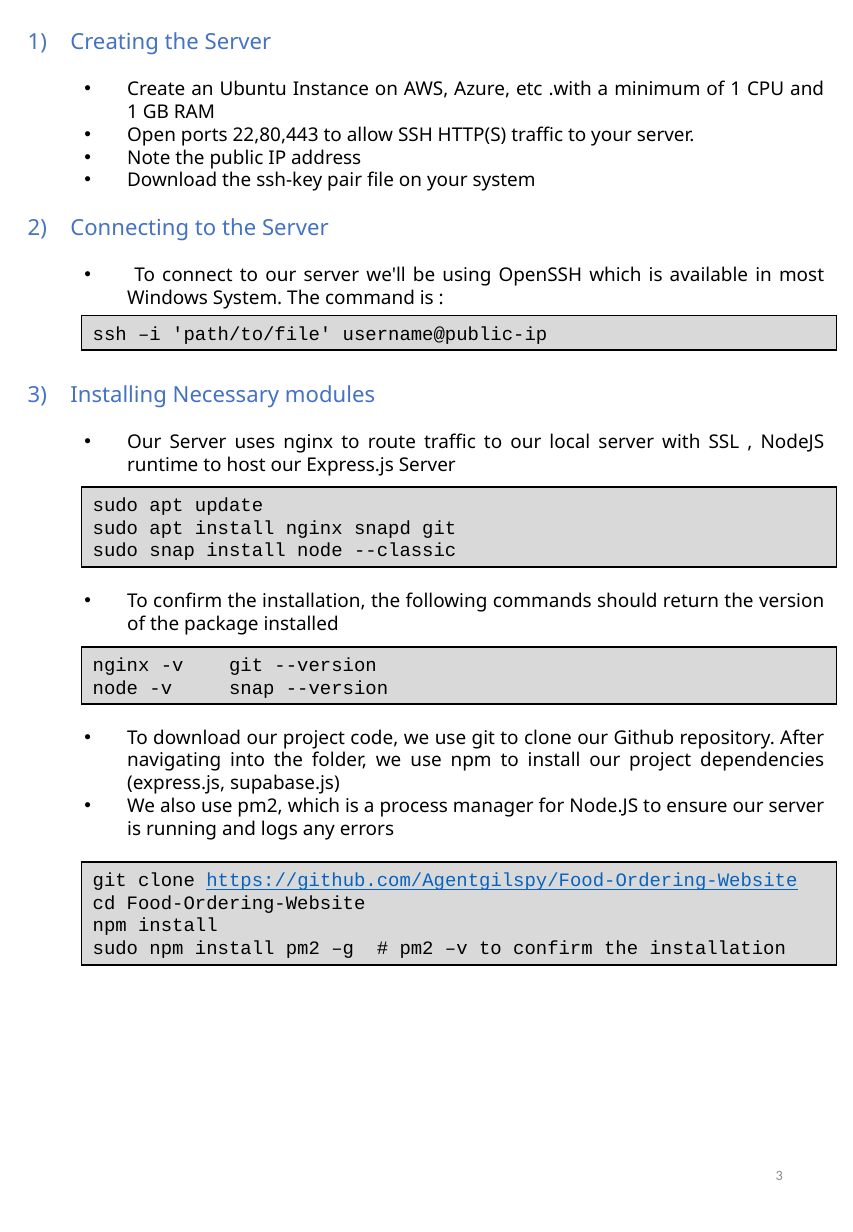
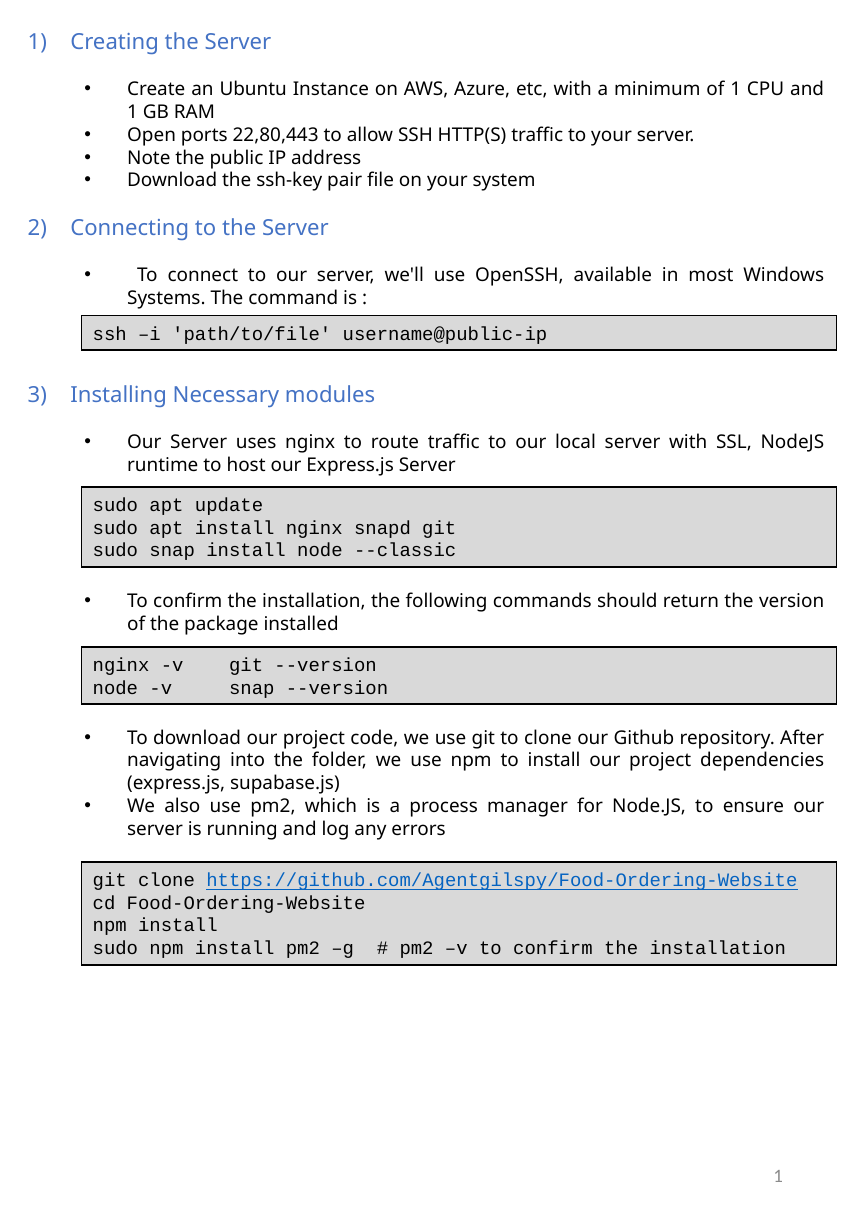
Before and after one commit to Agentgilspy/Food-Ordering-Website, a slide deck: slide 3 of ICT-171 Documentation.pptx. Drawn at 853x1232 pixels with LibreOffice and Linux fonts; fonts in the diff are those of the drawing. Boxes give left, top, right and bottom in pixels: in the first picture for what was removed or moved away, otherwise in the second. Text is boxed around its words. In the diff, an @@ line names an element or a change of style, - is before the commit and + after.

```diff
--- a/ICT-171 Documentation.pptx
+++ b/ICT-171 Documentation.pptx
@@ text at (x1=127, y1=80, x2=824, y2=119): text changed @@
-  • Create an Ubuntu Instance on AWS, Azure, etc .with a minimum of 1 CPU and 1 GB RAM
+  • Create an Ubuntu Instance on AWS, Azure, etc, with a minimum of 1 CPU and 1 GB RAM
@@ text at (x1=127, y1=266, x2=824, y2=309): text changed @@
-  • To connect to our server we'll be using OpenSSH which is available in most Windows System. The command is :
+  • To connect to our server, we'll use OpenSSH, available in most Windows Systems. The command is :
@@ text at (x1=127, y1=433, x2=825, y2=476): spaces changed @@
-  • Our Server uses nginx to route traffic to our local server with SSL , NodeJS runtime to host our Express.js Server
+  • Our Server uses nginx to route traffic to our local server with SSL, NodeJS runtime to host our Express.js Server
@@ text at (x1=127, y1=797, x2=824, y2=840): text changed @@
-  • We also use pm2, which is a process manager for Node.JS to ensure our server is running and logs any errors
+  • We also use pm2, which is a process manager for Node.JS, to ensure our server is running and log any errors
@@ text at (x1=773, y1=1170, x2=783, y2=1182): text changed; size 9 to 12 pt @@
-3
+1
```
Also in this commit, not shown: 9 other slides changed, 16 slides added, 7 other files.
